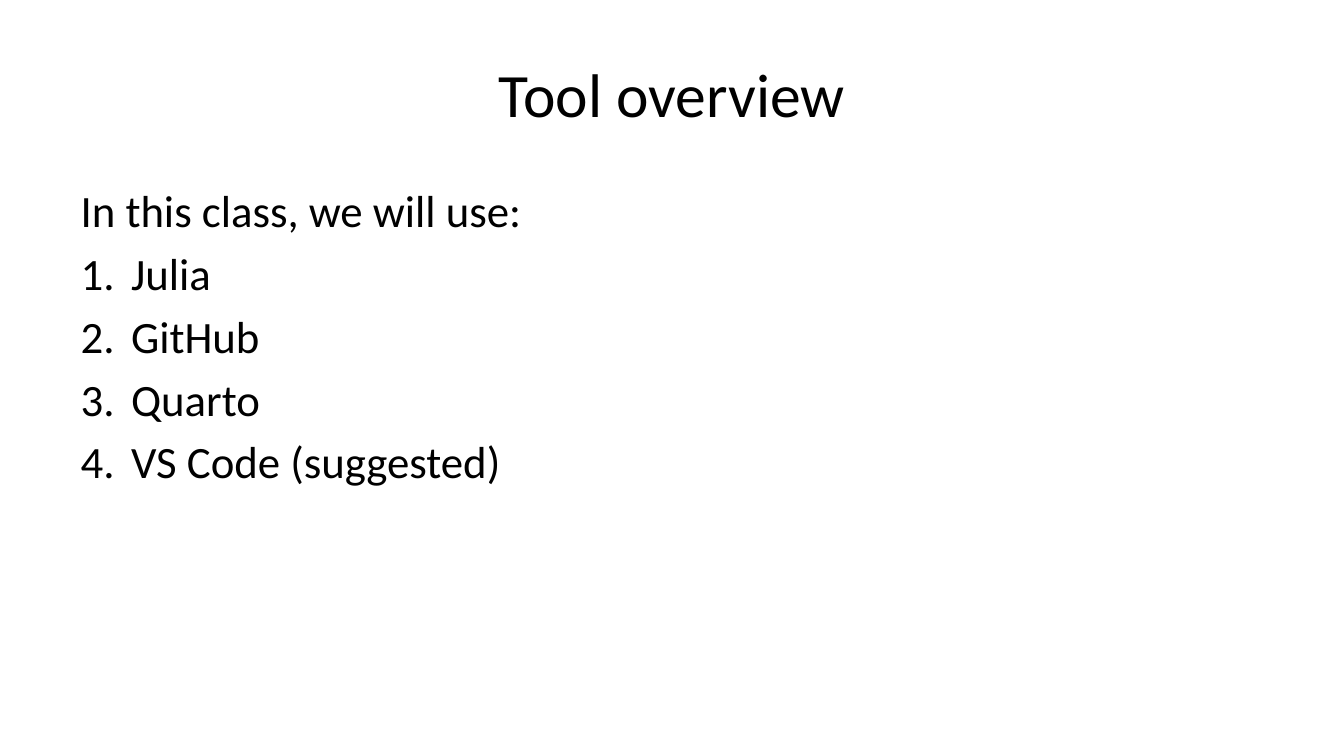
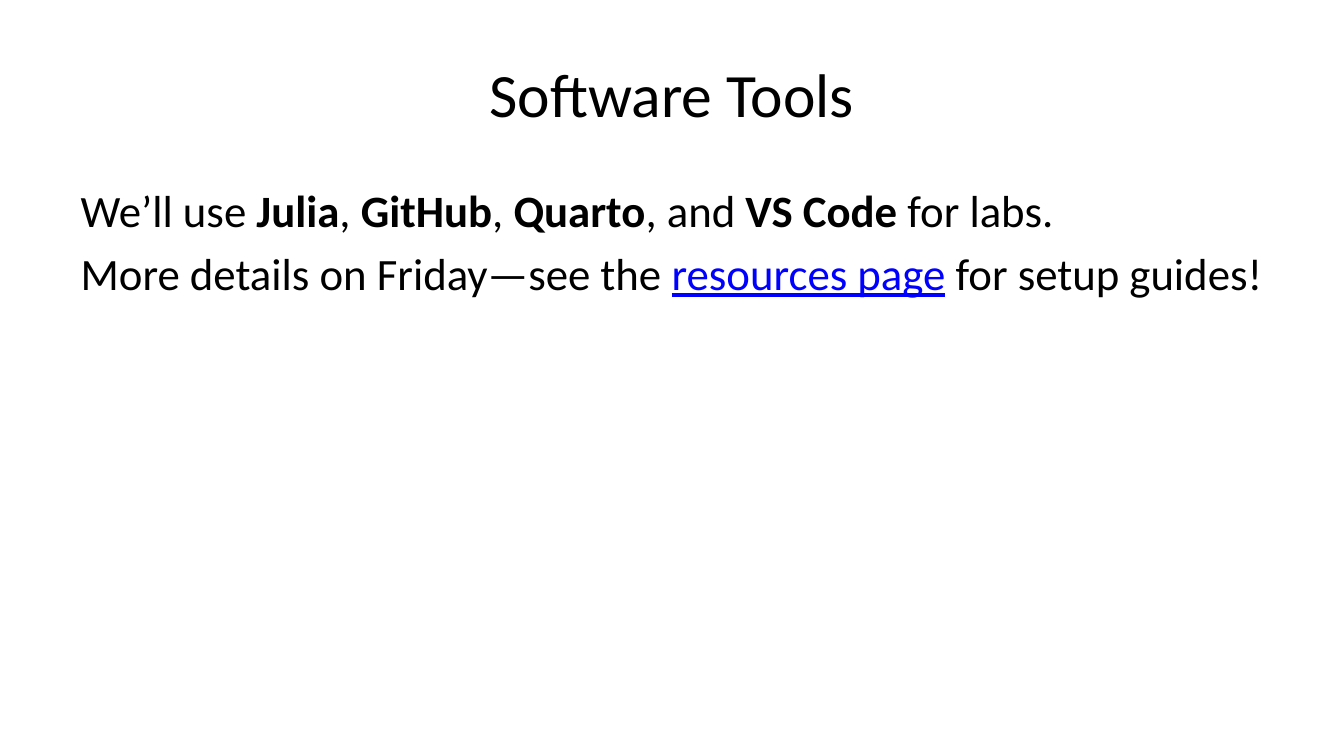
Before and after one commit to CEVE-421-521/ceve-421-521.github.io, a slide deck: slide 39 of lectures/week-01/index.pptx (slide 36 before the commit). Drawn at 1344x756 pixels with LibreOffice and Linux fonts; fonts in the diff are those of the drawing. Boxes give left, top, right and bottom in pixels: in the first picture for what was removed or moved away, otherwise in the second. Text is boxed around its words. In the diff, an @@ line names an element or a change of style, - is before the commit and + after.

```diff
--- a/lectures/week-01/index.pptx
+++ b/lectures/week-01/index.pptx
@@ title at (x1=490, y1=74, x2=854, y2=118): text changed @@
-Tool overview
+Software Tools
@@ text at (x1=81, y1=195, x2=1262, y2=298): text changed @@
-In this class, we will use:
-1. Julia
-2. GitHub
-3. Quarto
-4. VS Code (suggested)
+We’ll use Julia, GitHub, Quarto, and VS Code for labs.
+More details on Friday—see the resources page for setup guides!
```
Also in this commit, not shown: 7 other slides changed, 5 slides added, 6 slides removed, 54 other files.
